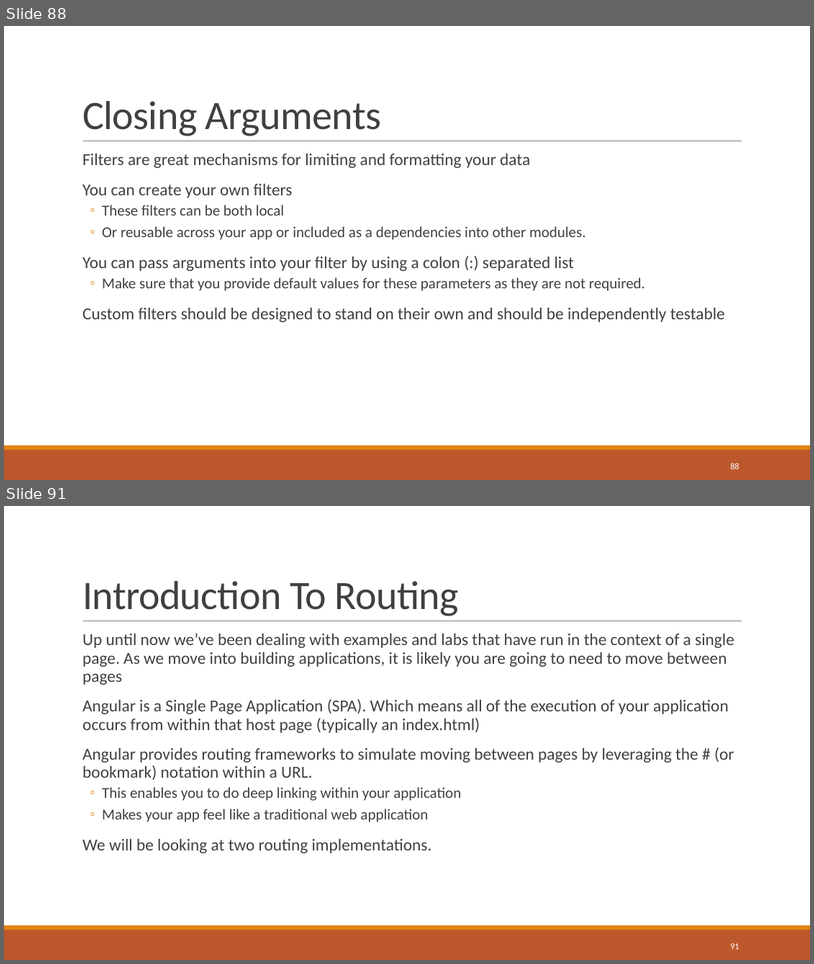
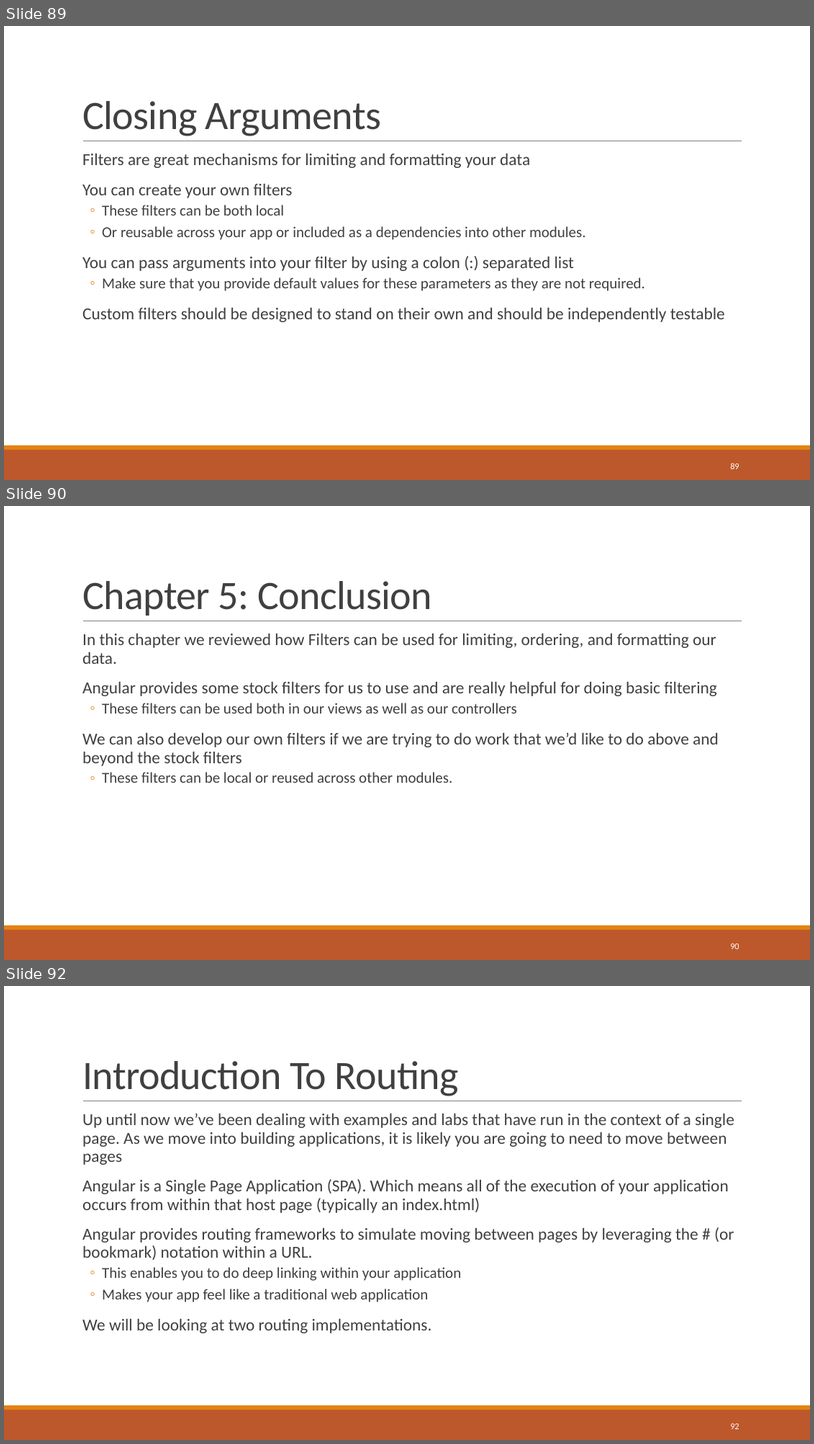
Before and after one commit to sbechtold/angularjs, a slide deck: materials/AngularJS.pptx. Shown one above the other, each under a label of ours: slides 88 and 91 before the commit, slides 89, 90 and 92 after it; the slides between them are not shown. The pictures are 814x964 and 814x1444 pixels, drawn with LibreOffice and Linux fonts; fonts in the diff are those of the drawing. Boxes give left, top, right and bottom in pixels: in the first picture for what was removed or moved away, otherwise in the second. Text is boxed around its words. In the diff, an @@ line names an element or a change of style, - is before the commit and + after.

```diff
--- a/materials/AngularJS.pptx
+++ b/materials/AngularJS.pptx
@@ slide 90 added at box(4, 506, 810, 960), background #FFFFFF; not listed: 3 template elements that a slide beside it also shows @@
@@ title added at box(82, 581, 432, 615), 48 pt, text #404040 @@
+Chapter 5: Conclusion
@@ text added at box(82, 633, 719, 782), 20 pt, text #404040 @@
+  In this chapter we reviewed how Filters can be used for limiting, ordering, and formatting our data.
+  Angular provides some stock filters for us to use and are really helpful for doing basic filtering
+  ◦ These filters can be used both in our views as well as our controllers
+  We can also develop our own filters if we are trying to do work that we’d like to do above and beyond the stock filters
+  ◦ These filters can be local or reused across other modules.
@@ page number added at box(730, 943, 739, 949), 10.5 pt, text #FFFFFF @@
+90
@@ what was slide 88 is now slide 89 @@
@@ page number at box(730, 462, 739, 469): text changed @@
-88
+89
@@ what was slide 91 is now slide 92 @@
@@ page number at box(730, 1423, 739, 1429): text changed @@
-91
+92
```
Also in this commit, not shown: 12 slides changed, 11 other slides added, 10 slides removed, 16 other files.
